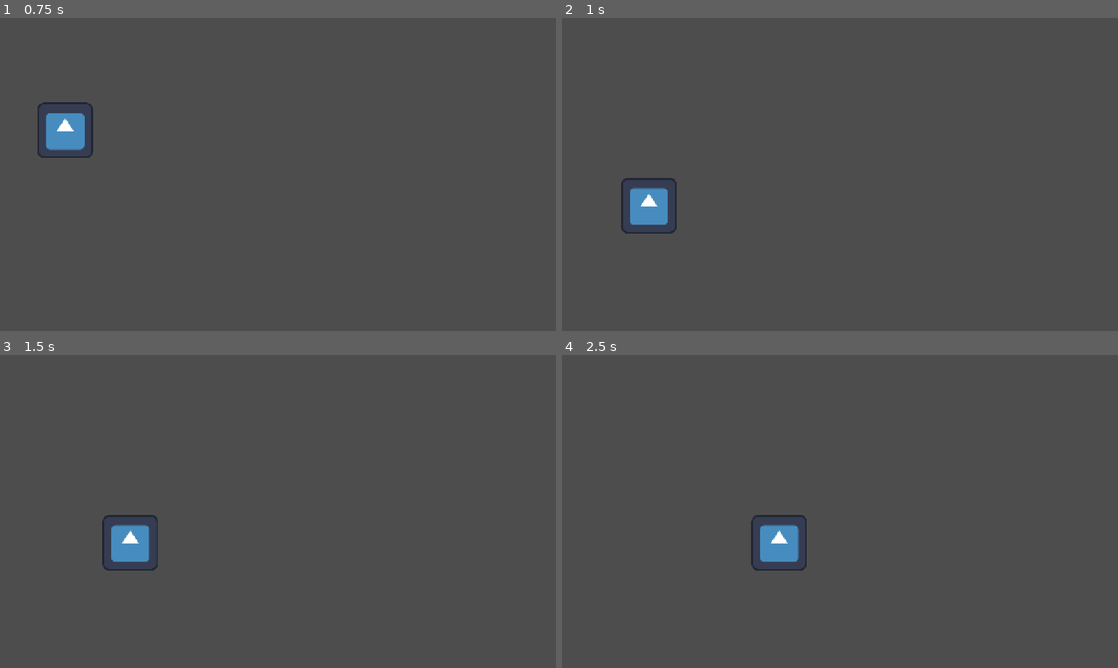
Above: before the commit, frames 1-4 (two rows, left to right).
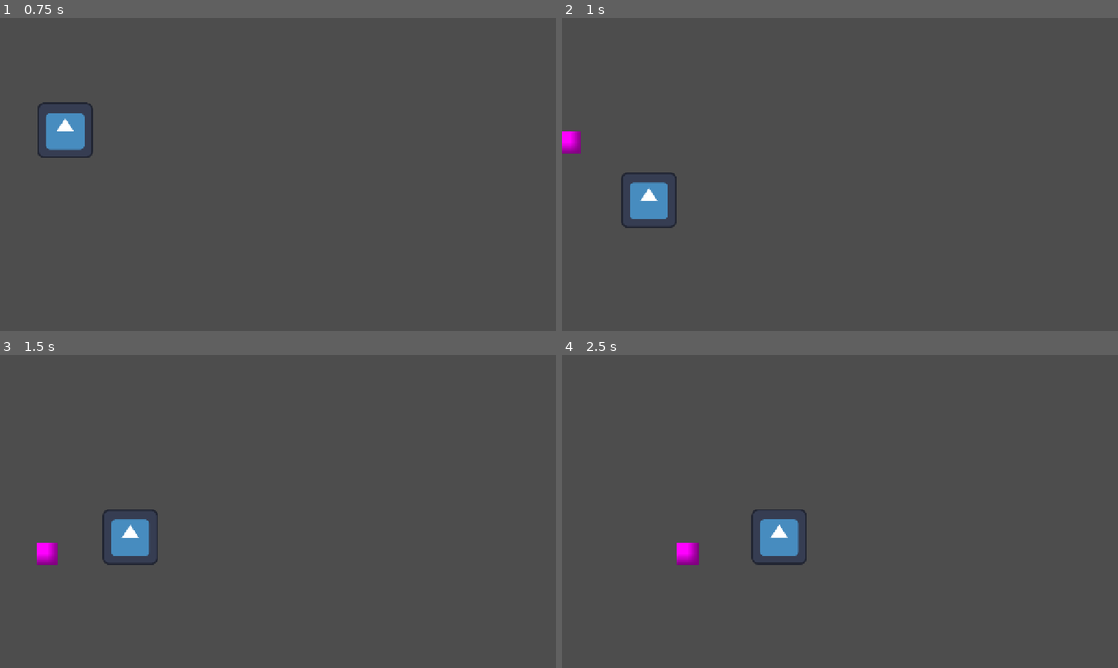
Above: after the commit, the same moments.

Repository: LiviRoseGames/GWJ-91
Game: Godot game, scene res://test_level.tscn
Two runs of this game, one before a commit and one after it. Both use one fixed random seed, a clock stepped at 60 frames per second and the inputs below. The engine's default icon, where the game draws it, is replaced by a stand-in: a white triangle on a blue panel in a dark square.
Inputs (mouse positions are in pixels of both pictures, inside the frame that each line leads up to):
- Up to frame 1 (0.75 s): move the mouse to (400, 158) at 0.52 s; click (400, 158) at 0.67 s
- Up to frame 2 (1 s): tap Space (jump) at 0.77 s
- Up to frame 3 (1.5 s): move the mouse to (166, 527) at 1.27 s; click (166, 527) at 1.42 s
- Up to frame 4 (2.5 s): tap Space (jump) at 1.52 s; move the mouse to (895, 442) at 2.02 s; click (895, 442) at 2.17 s

Frame 1 is identical in both runs. In frame 2, 0.9% of the frame differs, in the area x 0-21%, y 36-69%; in frame 3, 0.9%; in frame 4, 1.0%, in the area x 20-44%, y 49-69%.

Commit message:
Added Basic Chaser Enemy
-Chaser follows player, slightly slower
-Player dies and resets level

Diff:
--- /dev/null
+++ b/Enemies/chaser.gd
@@ -0,0 +1,25 @@
+extends CharacterBody2D
+
+@export var speed: float = 180.0
+@export var gravity: float = 900.0
+@export var player: Node2D
+
+func _physics_process(delta):
+
+	if player == null:
+		return
+
+	# Move toward player (autorunner style: mostly horizontal)
+	var direction = sign(player.global_position.x - global_position.x)
+	velocity.x = direction * speed
+
+	# Gravity
+	if not is_on_floor():
+		velocity.y += gravity * delta
+
+	move_and_slide()
+
+
+func _on_catch_zone_body_entered(body: Node2D) -> void:
+	if body.name == "Player":
+		body.die()
--- /dev/null
+++ b/Enemies/chaser.tscn
@@ -0,0 +1,28 @@
+[gd_scene format=3 uid="uid://vhi7weq6wv5a"]
+
+[ext_resource type="Script" uid="uid://c5kjxk0uiq7i5" path="res://Enemies/chaser.gd" id="1_6557k"]
+
+[sub_resource type="RectangleShape2D" id="RectangleShape2D_0dyoh"]
+size = Vector2(50, 50)
+
+[sub_resource type="PlaceholderTexture2D" id="PlaceholderTexture2D_pfkvt"]
+
+[sub_resource type="CircleShape2D" id="CircleShape2D_sw3ss"]
+radius = 37.01351
+
+[node name="Chaser" type="CharacterBody2D" unique_id=1662775545]
+script = ExtResource("1_6557k")
+
+[node name="CollisionShape2D" type="CollisionShape2D" parent="." unique_id=7224742]
+shape = SubResource("RectangleShape2D_0dyoh")
+
+[node name="Sprite2D" type="Sprite2D" parent="." unique_id=307409857]
+scale = Vector2(50, 50)
+texture = SubResource("PlaceholderTexture2D_pfkvt")
+
+[node name="CatchZone" type="Area2D" parent="." unique_id=899805653]
+
+[node name="CollisionShape2D" type="CollisionShape2D" parent="CatchZone" unique_id=1366066019]
+shape = SubResource("CircleShape2D_sw3ss")
+
+[connection signal="body_entered" from="CatchZone" to="." method="_on_catch_zone_body_entered"]
--- a/Player/player.gd
+++ b/Player/player.gd
@@ -18,3 +18,10 @@
 		velocity.y = jump_velocity
 
 	move_and_slide()
+
+func die():
+	call_deferred("_die_safe")
+
+func _die_safe():
+	await get_tree().create_timer(0.5).timeout
+	get_tree().reload_current_scene()
--- a/test_level.tscn
+++ b/test_level.tscn
@@ -2,6 +2,7 @@
 
 [ext_resource type="PackedScene" uid="uid://bwmnef6ajguoa" path="res://Player/player.tscn" id="1_1c2mv"]
 [ext_resource type="PackedScene" uid="uid://dqotn0l0euvhh" path="res://CrayonSystem/crayon_drawer.tscn" id="2_f7g2b"]
+[ext_resource type="PackedScene" uid="uid://vhi7weq6wv5a" path="res://Enemies/chaser.tscn" id="3_f7g2b"]
 
 [node name="test level" type="Node2D" unique_id=973289048]
 
@@ -12,4 +13,8 @@
 [node name="StaticBody2D" type="StaticBody2D" parent="." unique_id=1535988774]
 
 [node name="CollisionPolygon2D" type="CollisionPolygon2D" parent="StaticBody2D" unique_id=1920977373]
-polygon = PackedVector2Array(-113, 495, -130, 916, 1446, 904, 1453, 495)
+polygon = PackedVector2Array(-212, -18, -409, 452, -276, 905, 1446, 904, 1453, 495, 1228, -57, 1212, 480, -204, 483)
+
+[node name="Chaser" parent="." unique_id=1662775545 node_paths=PackedStringArray("player") instance=ExtResource("3_f7g2b")]
+position = Vector2(-161, -171)
+player = NodePath("../Player")
Not shown, added: Enemies/chaser.gd.uid
